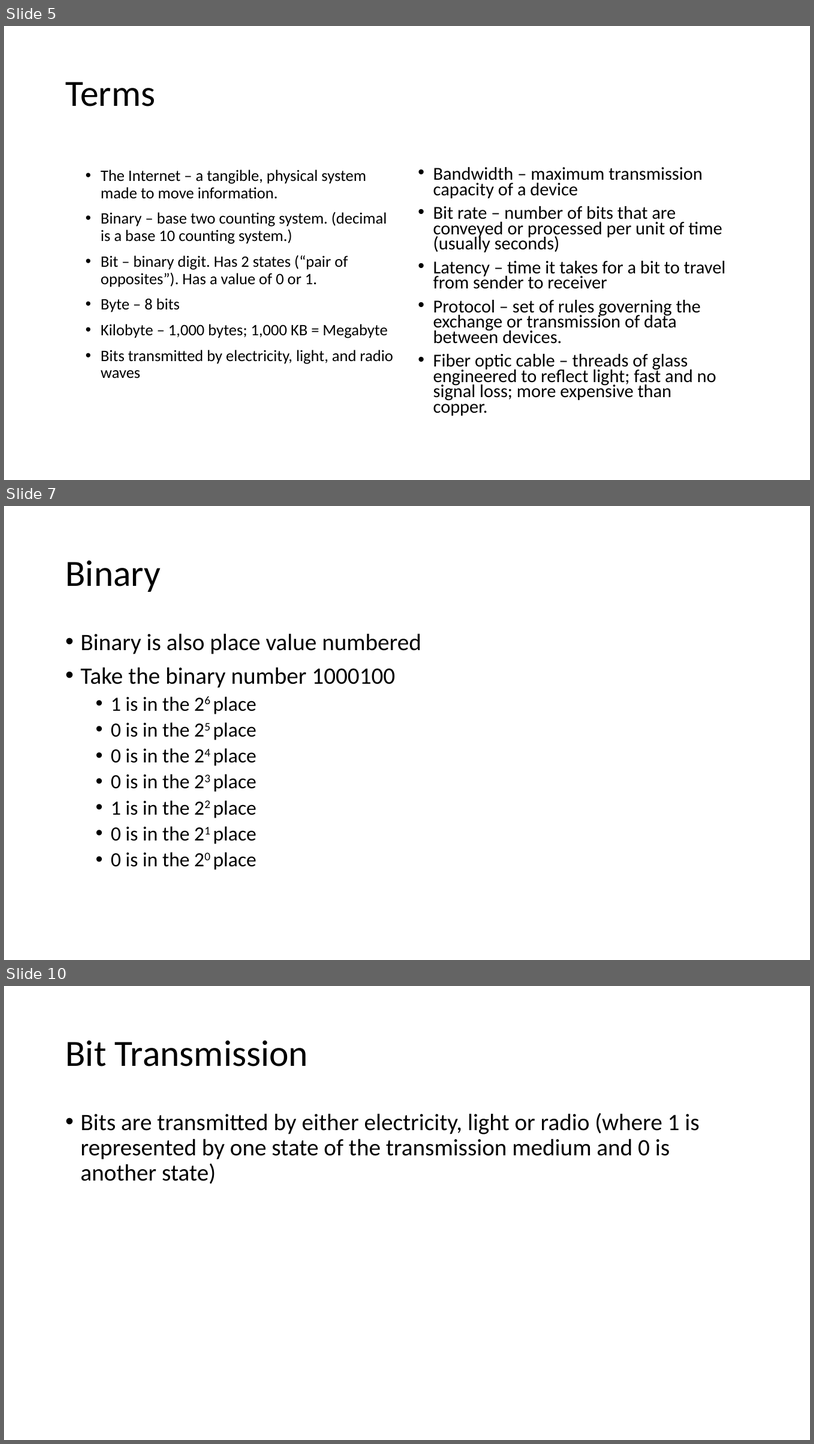
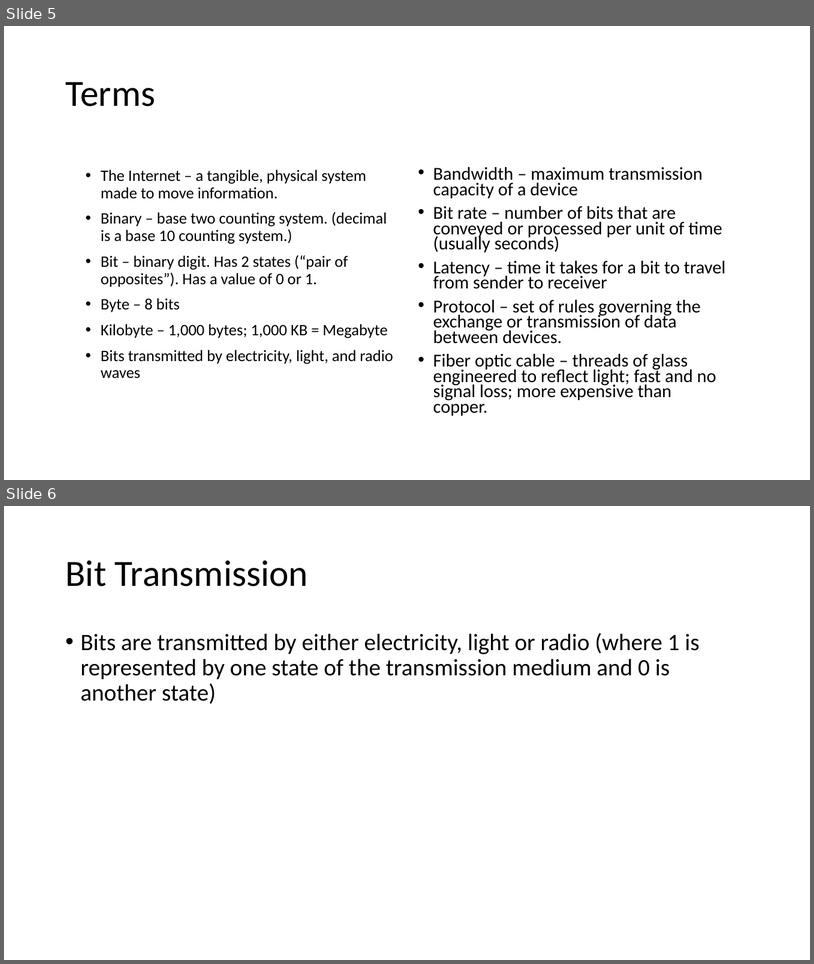
Before and after one commit to amora479/website, a slide deck: content/bju/cps105/lectures/ppt-downloads/lec4.pptx. Shown one above the other, each under a label of ours: slides 5, 7 and 10 before the commit, slides 5 and 6 after it; the slides between them are not shown. The pictures are 814x1444 and 814x964 pixels, drawn with LibreOffice and Linux fonts; fonts in the diff are those of the drawing. Boxes give left, top, right and bottom in pixels: in the first picture for what was removed or moved away, otherwise in the second. Text is boxed around its words. In the diff, an @@ line names an element or a change of style, - is before the commit and + after.

```diff
--- a/content/bju/cps105/lectures/ppt-downloads/lec4.pptx
+++ b/content/bju/cps105/lectures/ppt-downloads/lec4.pptx
@@ slide 7 removed at [4,506,810,960], background #FFFFFF @@
@@ title removed at [65,560,161,592] @@
-Binary
@@ text removed at [81,633,422,870] @@
-• Binary is also place value numbered
-• Take the binary number 1000100
-  • 1 is in the 26 place
-  • 0 is in the 25 place
-  • 0 is in the 24 place
-  • 0 is in the 23 place
-  • 1 is in the 22 place
-  • 0 is in the 21 place
-  • 0 is in the 20 place
@@ what was slide 10 is now slide 6 @@
```
Also in this commit, not shown: 3 other slides removed.
